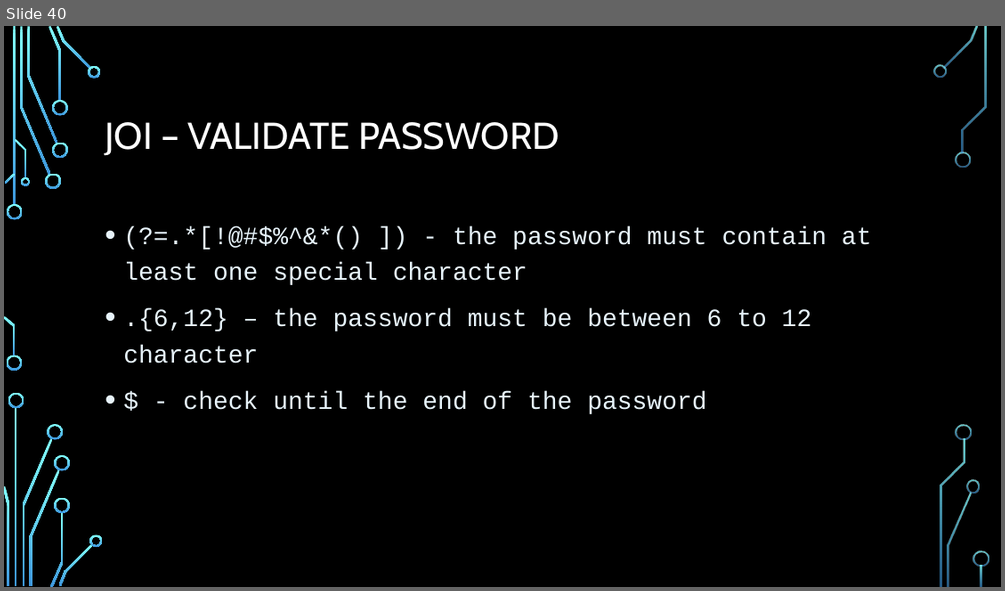
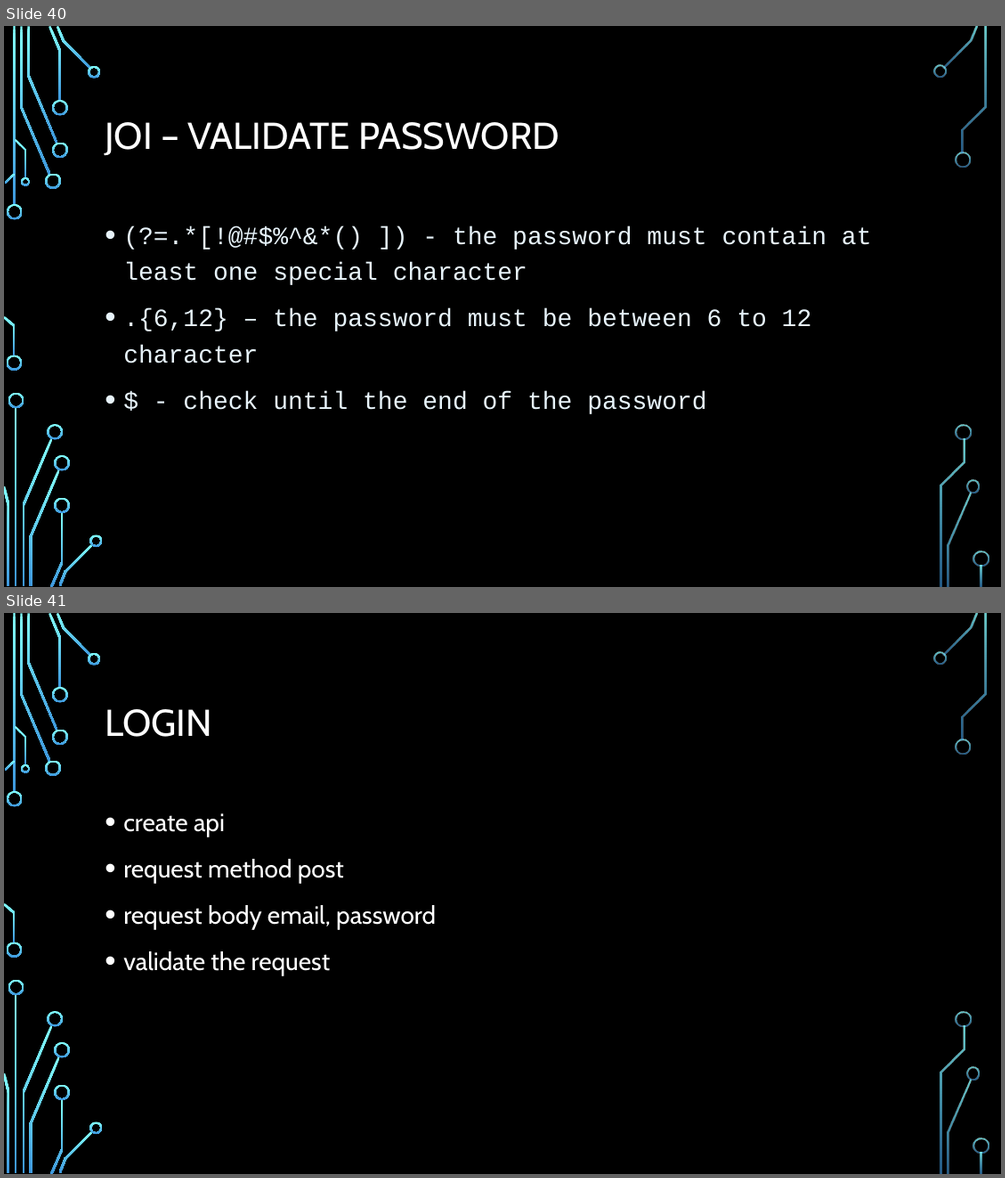
Before and after one commit to Rlss91/hu_morning_nodejs_W011121MR, a slide deck: docs/node js.pptx. Shown one above the other, each under a label of ours: slide 40 before the commit, slides 40 and 41 after it. The pictures are 1005x591 and 1005x1178 pixels, drawn with LibreOffice and Linux fonts; fonts in the diff are those of the drawing; background and template pictures are left out. Boxes give left, top, right and bottom in pixels: in the first picture for what was removed or moved away, otherwise in the second. Text is boxed around its words. In the diff, an @@ line names an element or a change of style, - is before the commit and + after.

```diff
--- a/docs/node js.pptx
+++ b/docs/node js.pptx
@@ slide 41 added at [4,613,1001,1174], background picture (left out); not listed: 36 template elements that a slide beside it also shows @@
@@ title added at [105,709,212,737], 36 pt, text #FFFFFF @@
+LOGIN
@@ text added at [123,813,436,976], 24 pt, text #FFFFFF @@
+• create api
+• request method post
+• request body email, password
+• validate the request
```
Also in this commit, not shown: 1 other slide added, 4 other files.
